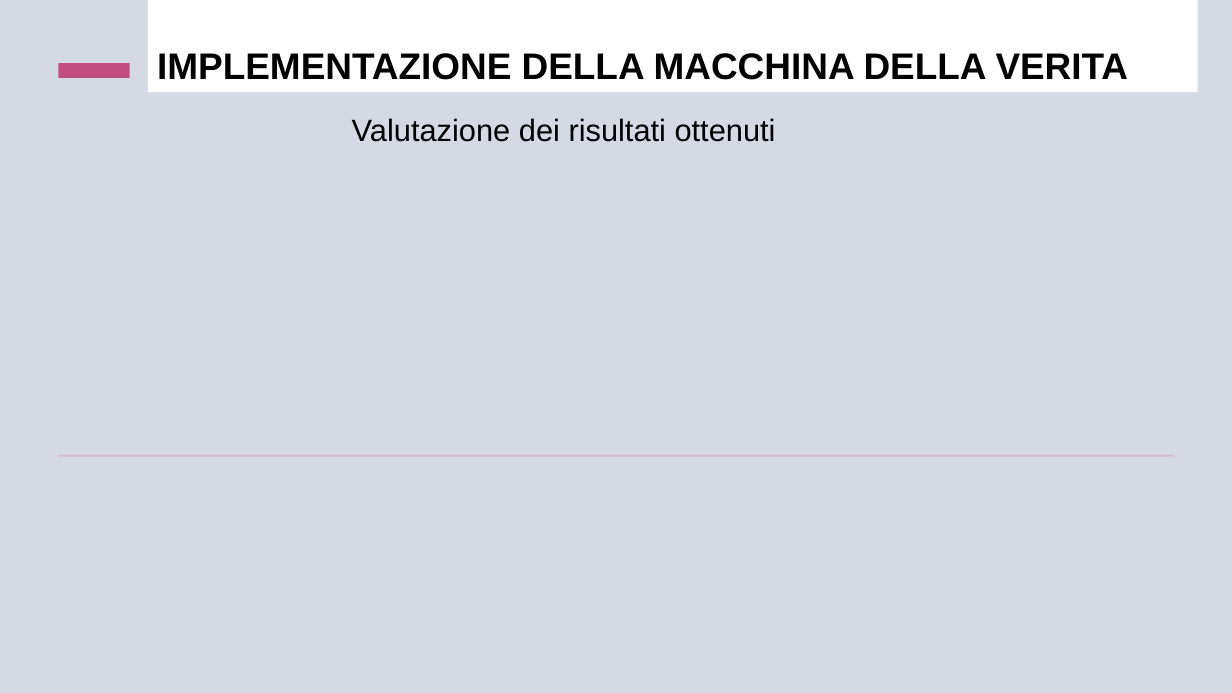
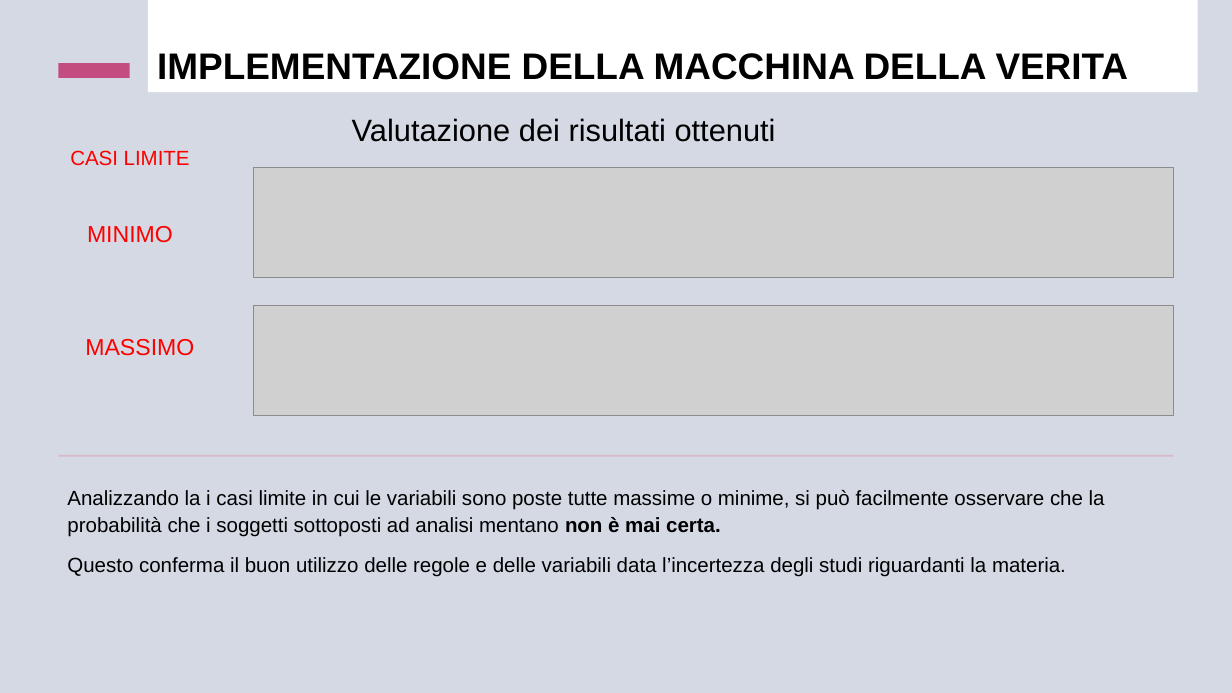
Before and after one commit to ClaudiaMarano/Progetto-Fuzzy, a slide deck: slide 14 of LA VERITÀ STA NEI GESTI.pptx. Drawn at 1232x693 pixels with LibreOffice and Linux fonts; fonts in the diff are those of the drawing; grey boxes stand for pictures. Boxes give left, top, right and bottom in pixels: in the first picture for what was removed or moved away, otherwise in the second. Text is boxed around its words. In the diff, an @@ line names an element or a change of style, - is before the commit and + after.

```diff
--- a/LA VERITÀ STA NEI GESTI.pptx
+++ b/LA VERITÀ STA NEI GESTI.pptx
@@ text added at bbox=[70, 150, 190, 166], 16 pt, text #FF0000 @@
+CASI LIMITE
@@ picture added at bbox=[253, 167, 1174, 277] @@
@@ text added at bbox=[87, 226, 173, 243], 18 pt, text #FF0000 @@
+MINIMO
@@ picture added at bbox=[253, 305, 1174, 415] @@
@@ text added at bbox=[85, 339, 194, 356], 18 pt, text #FF0000 @@
+MASSIMO
@@ subtitle added at bbox=[67, 490, 1105, 577], 16 pt, text #000000 @@
+Analizzando la i casi limite in cui le variabili sono poste tutte massime o minime, si può facilmente osservare che la probabilità che i soggetti sottoposti ad analisi mentano non è mai certa.
+Questo conferma il buon utilizzo delle regole e delle variabili data l’incertezza degli studi riguardanti la materia.
```
Also in this commit, not shown: 4 other slides changed, 1 slide added.
